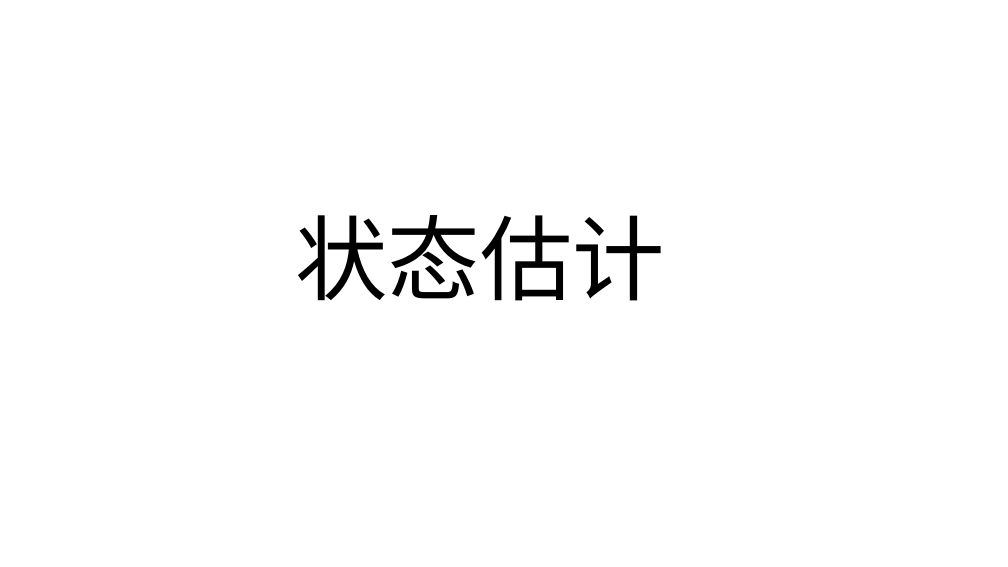
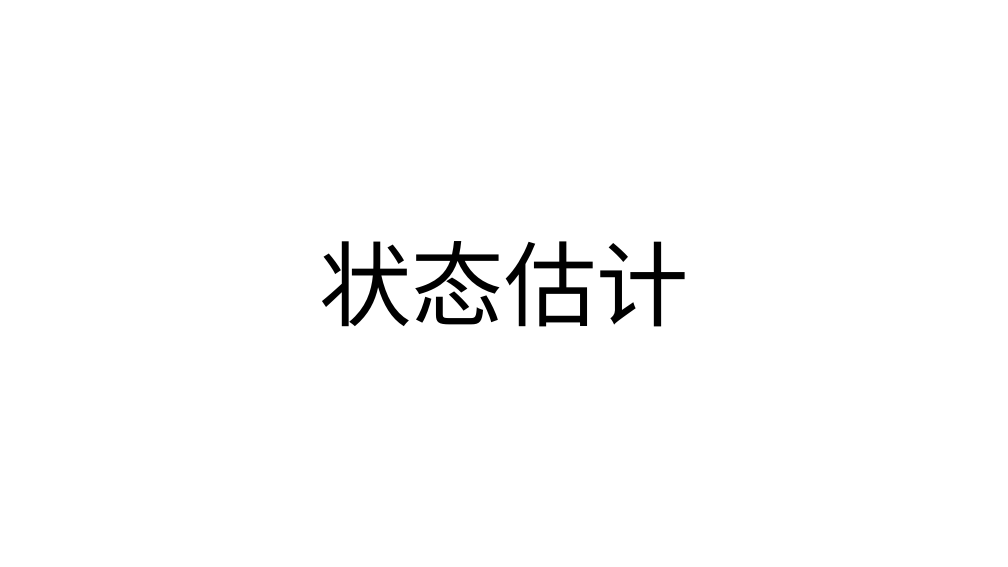
Before and after one commit to Astronute/filter_utils, a slide deck: slide 10 of 滤波.pptx (slide 9 before the commit). Drawn at 1008x567 pixels with LibreOffice and Linux fonts; fonts in the diff are those of the drawing. Boxes give left, top, right and bottom in pixels: in the first picture for what was removed or moved away, otherwise in the second. Text is boxed around its words. In the diff, an @@ line names an element or a change of style, - is before the commit and + after.

```diff
--- a/滤波.pptx
+++ b/滤波.pptx
@@ text "状态估计": place and size @@
-text "状态估计" at <box>295,215,665,301</box>
+text "状态估计" at <box>319,241,689,327</box>
```
Also in this commit, not shown: 4 slides added, 2 other files.
